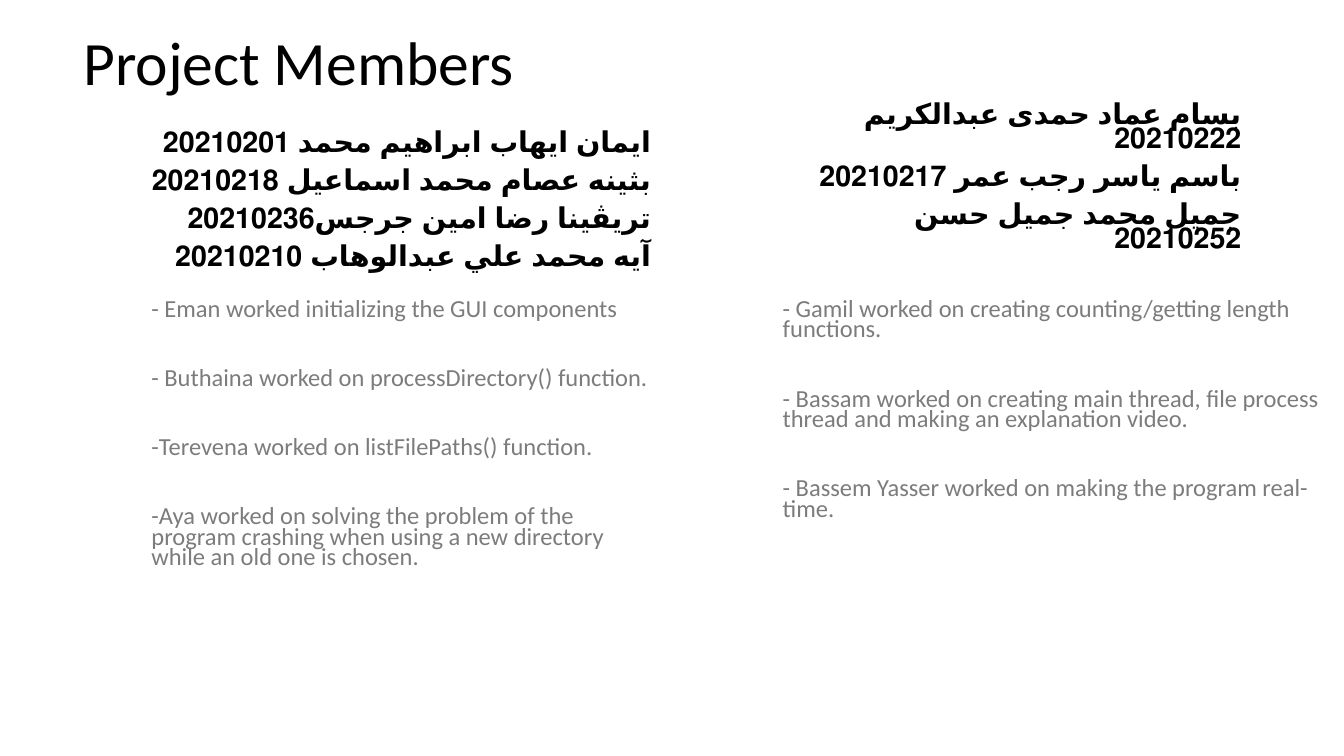
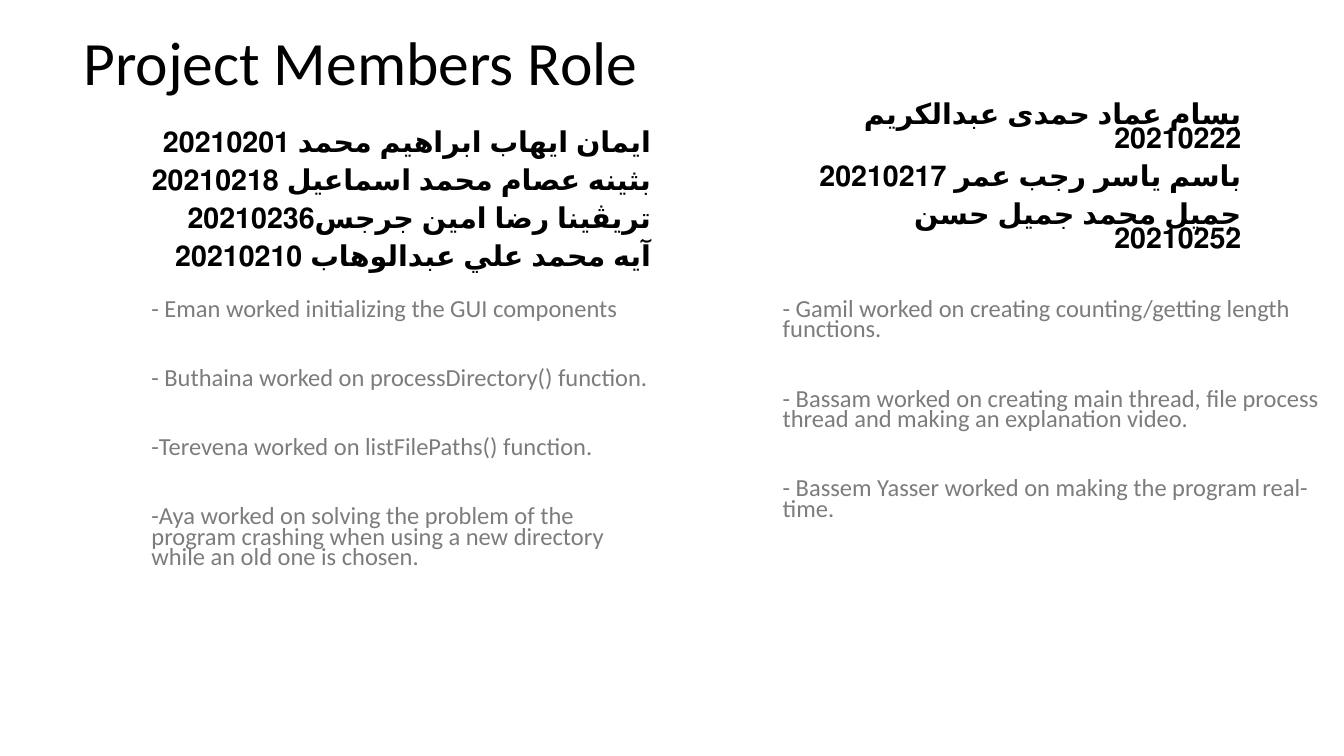
Before and after one commit to bassammmmm/files-analyser, a slide deck: slide 3 of Word Statistic Documentation.pptx (slide 9 before the commit). Drawn at 1344x756 pixels with LibreOffice and Linux fonts; fonts in the diff are those of the drawing. Boxes give left, top, right and bottom in pixels: in the first picture for what was removed or moved away, otherwise in the second. Text is boxed around its words. In the diff, an @@ line names an element or a change of style, - is before the commit and + after.

```diff
--- a/Word Statistic Documentation.pptx
+++ b/Word Statistic Documentation.pptx
@@ title at (x1=83, y1=42, x2=637, y2=96): text changed @@
-Project Members
+Project Members Role
```
Also in this commit, not shown: 1 other slide changed, 1 slide added.
